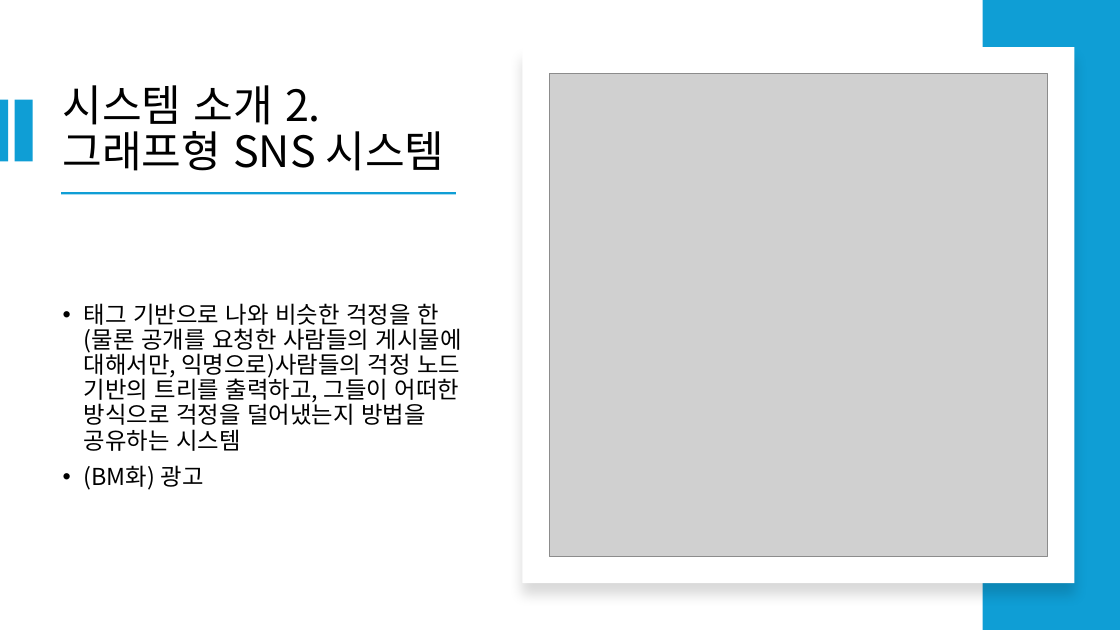
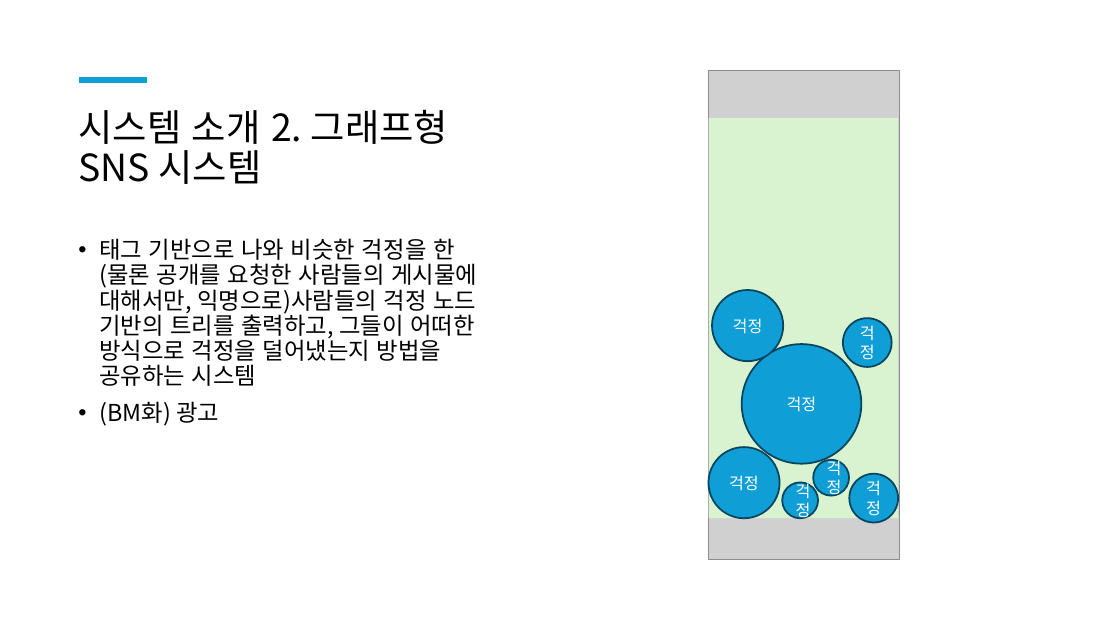
Before and after one commit to jeongwoo-gobroad/Project-toDoctoDoc, a slide deck: slide 7 of Project Mentally.pptx. Drawn at 1120x630 pixels with LibreOffice and Linux fonts; fonts in the diff are those of the drawing; grey boxes stand for pictures. Boxes give left, top, right and bottom in pixels: in the first picture for what was removed or moved away, otherwise in the second. Text is boxed around its words. In the diff, an @@ line names an element or a change of style, - is before the commit and + after.

```diff
--- a/Project Mentally.pptx
+++ b/Project Mentally.pptx
@@ rectangle removed at bbox=[983, 0, 1120, 630] @@
@@ line added from (79, 80) to (147, 80), #0F9ED5 4.5 pt @@
@@ picture removed at bbox=[549, 73, 1048, 556] @@
@@ rectangle removed at bbox=[0, 99, 8, 161] @@
@@ rectangle removed at bbox=[14, 99, 32, 161] @@
@@ title "시스템 소개 2. 그래프형 SNS ...": place and size @@
-title "시스템 소개 2. 그래프형 SNS ..." at bbox=[63, 85, 445, 171]
+title "시스템 소개 2. 그래프형 SNS ..." at bbox=[78, 109, 448, 184]
@@ title "시스템 소개 2. 그래프형 SNS ..." at bbox=[78, 109, 448, 184]: size 37 to 32 pt; vertical alignment middle to top @@
@@ rectangle: place and size @@
-rectangle at bbox=[523, 47, 1075, 583]
+rectangle at bbox=[709, 118, 898, 518]
@@ rectangle at bbox=[709, 118, 898, 518]: fill #FFFFFF to #D9F2D0; shadow off @@
@@ rectangle removed at bbox=[61, 192, 456, 195] @@
@@ text "태그 기반으로 나와 비슷한 걱정을 ...": place and size @@
-text "태그 기반으로 나와 비슷한 걱정을 ..." at bbox=[84, 303, 462, 490]
+text "태그 기반으로 나와 비슷한 걱정을 ..." at bbox=[99, 238, 477, 426]
@@ text "태그 기반으로 나와 비슷한 걱정을 ..." at bbox=[99, 238, 477, 426]: vertical alignment middle to top @@
@@ group added at bbox=[708, 71, 899, 559]: 7 ellipses, 1 picture @@
+걱정
+걱정
+걱정
+걱정
+걱정
+걱정
+걱정
```
Also in this commit, not shown: 3 other slides changed, 37 other files.
